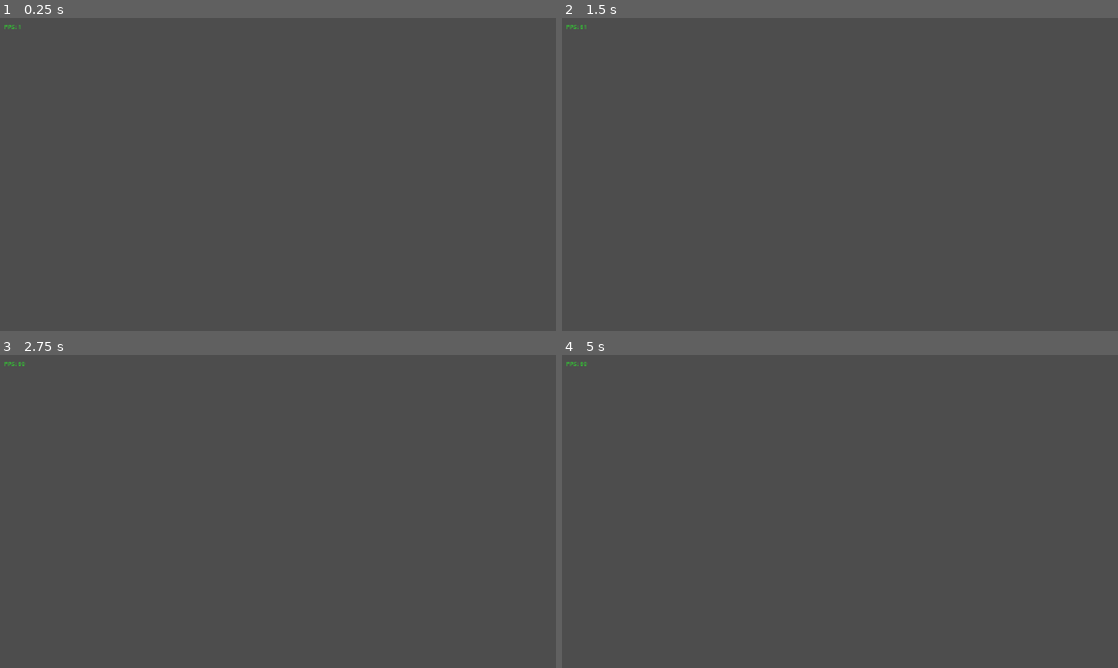
Above: before the commit, frames 1-4 (two rows, left to right).
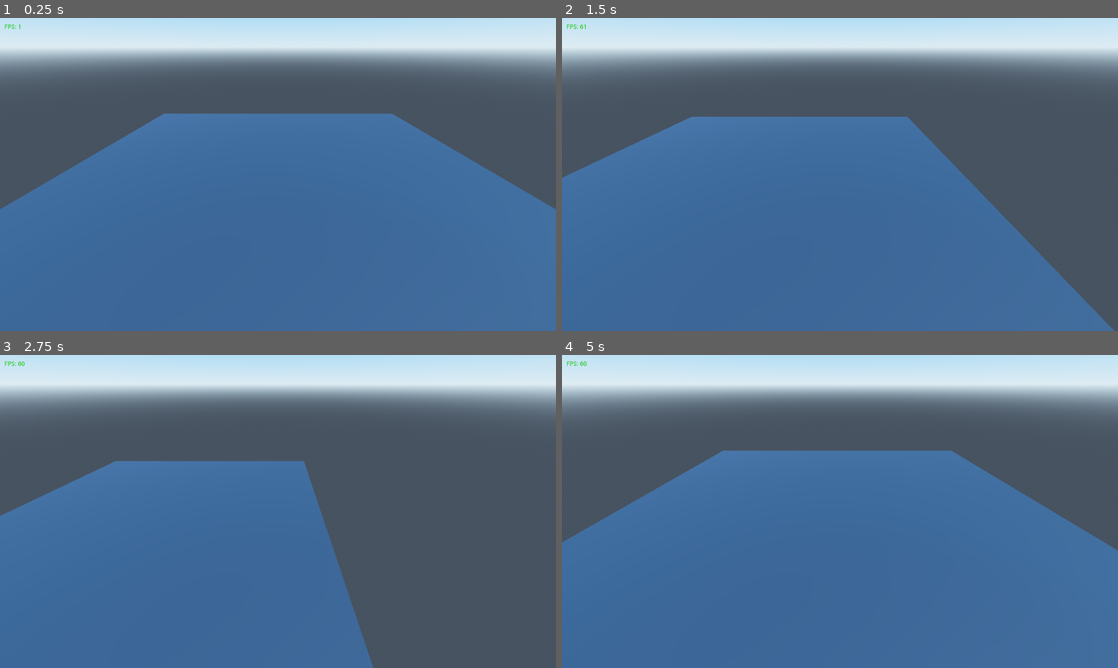
Above: after the commit, the same moments.

Repository: LinXL86/AIGodot2DTemplate
Game: Godot game, scene res://scenes/main.tscn
Two runs of this game, one before a commit and one after it. Both use one fixed random seed, a clock stepped at 60 frames per second and the inputs below.
Inputs (mouse positions are in pixels of both pictures, inside the frame that each line leads up to):
- Up to frame 1 (0.25 s): no input
- Up to frame 2 (1.5 s): tap Enter at 0.5 s; move the mouse to (962, 158) at 0.52 s; hold D (move_right) 0.53-1.28 s; click (962, 158) at 0.67 s; move the mouse to (728, 190) at 1.27 s; hold S (move_down) from 1.28 s (still down); click (728, 190) at 1.42 s
- Up to frame 3 (2.75 s): move the mouse to (333, 442) at 2.02 s; release S (move_down) at 2.03 s; hold D (move_right) from 2.03 s (still down); click (333, 442) at 2.17 s
- Up to frame 4 (5 s): move the mouse to (812, 574) at 2.77 s; release D (move_right) at 2.78 s; hold W (move_up) 2.78-3.53 s; click (812, 574) at 2.92 s; move the mouse to (1006, 558) at 3.52 s; hold A (move_left) from 3.53 s (still down); click (1006, 558) at 3.67 s; move the mouse to (673, 464) at 4.27 s; click (673, 464) at 4.42 s

The runs differ from the first frame. In frame 1, 82% of the frame differs, in the area x 0-100%, y 0-100%; in frame 2, 74%; in frame 3, 60%; in frame 4, 82%.

Commit message:
初始化

Diff:
--- a/project.godot
+++ b/project.godot
@@ -12,7 +12,7 @@
 
 config/name="NewGame"
 run/main_scene="res://scenes/main.tscn"
-config/features=PackedStringArray("4.6", "Forward Plus", "GL Compatibility", "Mobile")
+config/features=PackedStringArray("4.6", "Forward Plus", "Mobile")
 config/icon="res://icon.svg"
 
 [autoload]
@@ -24,8 +24,6 @@
 
 window/size/viewport_width=1280
 window/size/viewport_height=720
-window/stretch/mode="canvas_items"
-window/stretch/aspect="expand"
 
 [input]
 
@@ -69,7 +67,30 @@
 "events": [Object(InputEventKey,"resource_local_to_scene":false,"resource_name":"","device":-1,"window_id":0,"alt_press …(190 unchanged characters)…
 ]
 }
+look_left={
+"deadzone": 0.5,
+"events": [Object(InputEventJoypadMotion,"resource_local_to_scene":false,"resource_name":"","device":-1,"axis":2,"axis_value":-1.0,"script":null)
+]
+}
+look_right={
+"deadzone": 0.5,
+"events": [Object(InputEventJoypadMotion,"resource_local_to_scene":false,"resource_name":"","device":-1,"axis":2,"axis_value":1.0,"script":null)
+]
+}
+look_up={
+"deadzone": 0.5,
+"events": [Object(InputEventJoypadMotion,"resource_local_to_scene":false,"resource_name":"","device":-1,"axis":3,"axis_value":-1.0,"script":null)
+]
+}
+look_down={
+"deadzone": 0.5,
+"events": [Object(InputEventJoypadMotion,"resource_local_to_scene":false,"resource_name":"","device":-1,"axis":3,"axis_value":1.0,"script":null)
+]
+}
 
 [rendering]
 
 rendering_device/driver.windows="d3d12"
+anti_aliasing/quality/msaa_3d=1
+environment/defaults/default_clear_color=Color(0.2, 0.2, 0.25, 1)
+shadows/atlas/size=2048
--- a/scenes/main.tscn
+++ b/scenes/main.tscn
@@ -1,8 +1,58 @@
 [gd_scene format=3 uid="uid://ped5ck1wsaxa"]
 
 [ext_resource type="Script" uid="uid://cvxth3ctenvo6" path="res://scripts/components/debug_overlay.gd" id="1_debug_overlay"]
+[ext_resource type="Script" path="res://scripts/components/free_look_camera.gd" id="2_free_look_camera"]
 
-[node name="Main" type="Node2D" unique_id=267622811]
+[sub_resource type="ProceduralSkyMaterial" id="1"]
+sky_top_color = Color(0.047, 0.545, 0.945, 1)
+sky_horizon_color = Color(0.698, 0.808, 0.871, 1)
+ground_bottom_color = Color(0.271, 0.302, 0.337, 1)
+ground_horizon_color = Color(0.698, 0.808, 0.871, 1)
+
+[sub_resource type="Sky" id="2"]
+sky_material = SubResource("1")
+
+[sub_resource type="Environment" id="env_main"]
+background_mode = 2
+background_sky = SubResource("2")
+tonemap_mode = 3
+glow_enabled = false
+
+[sub_resource type="StandardMaterial3D" id="mat_ground"]
+albedo_color = Color(0.25, 0.25, 0.28, 1)
+metallic = 0.0
+roughness = 0.8
+
+[sub_resource type="BoxMesh" id="box_ground"]
+size = Vector3(20, 0.1, 20)
+material = SubResource("mat_ground")
+
+[sub_resource type="BoxShape3D" id="box_ground_collision"]
+size = Vector3(20, 0.2, 20)
+
+[node name="Main" type="Node3D" unique_id=267622811]
+
+[node name="WorldEnvironment" type="WorldEnvironment" parent="."]
+environment = SubResource("env_main")
+
+[node name="DirectionalLight3D" type="DirectionalLight3D" parent="."]
+transform = Transform3D(0.707107, -0.353553, 0.612372, 0, 0.866025, 0.5, -0.707107, -0.353553, 0.612372, 0, 0, 0)
+shadow_enabled = true
+light_energy = 1.5
+
+[node name="Camera3D" type="Camera3D" parent="."]
+transform = Transform3D(1, 0, 0, 0, 1, 0, 0, 0, 1, 0, 5, 8)
+script = ExtResource("2_free_look_camera")
+
+[node name="Ground" type="Node3D" parent="."]
+
+[node name="MeshInstance3D" type="MeshInstance3D" parent="Ground"]
+mesh = SubResource("box_ground")
+
+[node name="StaticBody3D" type="StaticBody3D" parent="Ground"]
+
+[node name="CollisionShape3D" type="CollisionShape3D" parent="Ground/StaticBody3D"]
+shape = SubResource("box_ground_collision")
 
 [node name="DebugOverlay" type="CanvasLayer" parent="." unique_id=307970774]
 script = ExtResource("1_debug_overlay")
--- /dev/null
+++ b/scripts/components/free_look_camera.gd
@@ -0,0 +1,57 @@
+extends Camera3D
+
+## 自由视角 3D 调试摄像机。
+##
+## 右击捕获鼠标 → WASD 移动 + 鼠标环顾
+## 滚轮调节移动速度
+## Esc 释放鼠标
+## 手柄右摇杆环顾
+
+var _speed: float = 5.0
+
+const MIN_SPEED: float = 1.0
+const MAX_SPEED: float = 50.0
+const MOUSE_SENSITIVITY: float = 0.002
+const JOYSTICK_SENSITIVITY: float = 2.0
+
+func _ready() -> void:
+	look_at(Vector3.ZERO)
+
+func _input(event: InputEvent) -> void:
+	if event is InputEventMouseButton \
+			and event.button_index == MOUSE_BUTTON_RIGHT \
+			and event.pressed:
+		_toggle_mouse_capture()
+
+	if event is InputEventMouseButton:
+		match event.button_index:
+			MOUSE_BUTTON_WHEEL_UP:
+				_speed = clampf(_speed * 1.1, MIN_SPEED, MAX_SPEED)
+			MOUSE_BUTTON_WHEEL_DOWN:
+				_speed = clampf(_speed / 1.1, MIN_SPEED, MAX_SPEED)
+
+	if event is InputEventMouseMotion \
+			and Input.get_mouse_mode() == Input.MOUSE_MODE_CAPTURED:
+		rotate_y(-event.relative.x * MOUSE_SENSITIVITY)
+		var x_rot: float = rotation.x - event.relative.y * MOUSE_SENSITIVITY
+		rotation.x = clampf(x_rot, -deg_to_rad(90.0), deg_to_rad(90.0))
+
+func _process(delta: float) -> void:
+	var input_dir := Input.get_vector("move_left", "move_right", "move_up", "move_down")
+	var direction := Vector3(input_dir.x, 0.0, input_dir.y)
+	if direction.length() > 0.0:
+		direction = (transform.basis * direction).normalized()
+
+	var look_input := Input.get_vector("look_left", "look_right", "look_up", "look_down")
+	if look_input != Vector2.ZERO:
+		rotate_y(-look_input.x * JOYSTICK_SENSITIVITY * delta)
+		var x_rot: float = rotation.x - look_input.y * JOYSTICK_SENSITIVITY * delta
+		rotation.x = clampf(x_rot, -deg_to_rad(90.0), deg_to_rad(90.0))
+
+	position += direction * _speed * delta
+
+func _toggle_mouse_capture() -> void:
+	if Input.get_mouse_mode() == Input.MOUSE_MODE_CAPTURED:
+		Input.set_mouse_mode(Input.MOUSE_MODE_VISIBLE)
+	else:
+		Input.set_mouse_mode(Input.MOUSE_MODE_CAPTURED)
Not shown, added: scripts/components/free_look_camera.gd.uid
Not shown, changed: .editorconfig
Not shown, changed: CLAUDE.md
Not shown, added: assets/materials/.gitkeep
Not shown, added: assets/models/.gitkeep
Not shown, added: assets/textures/.gitkeep
Not shown, added: scenes/environment/.gitkeep
